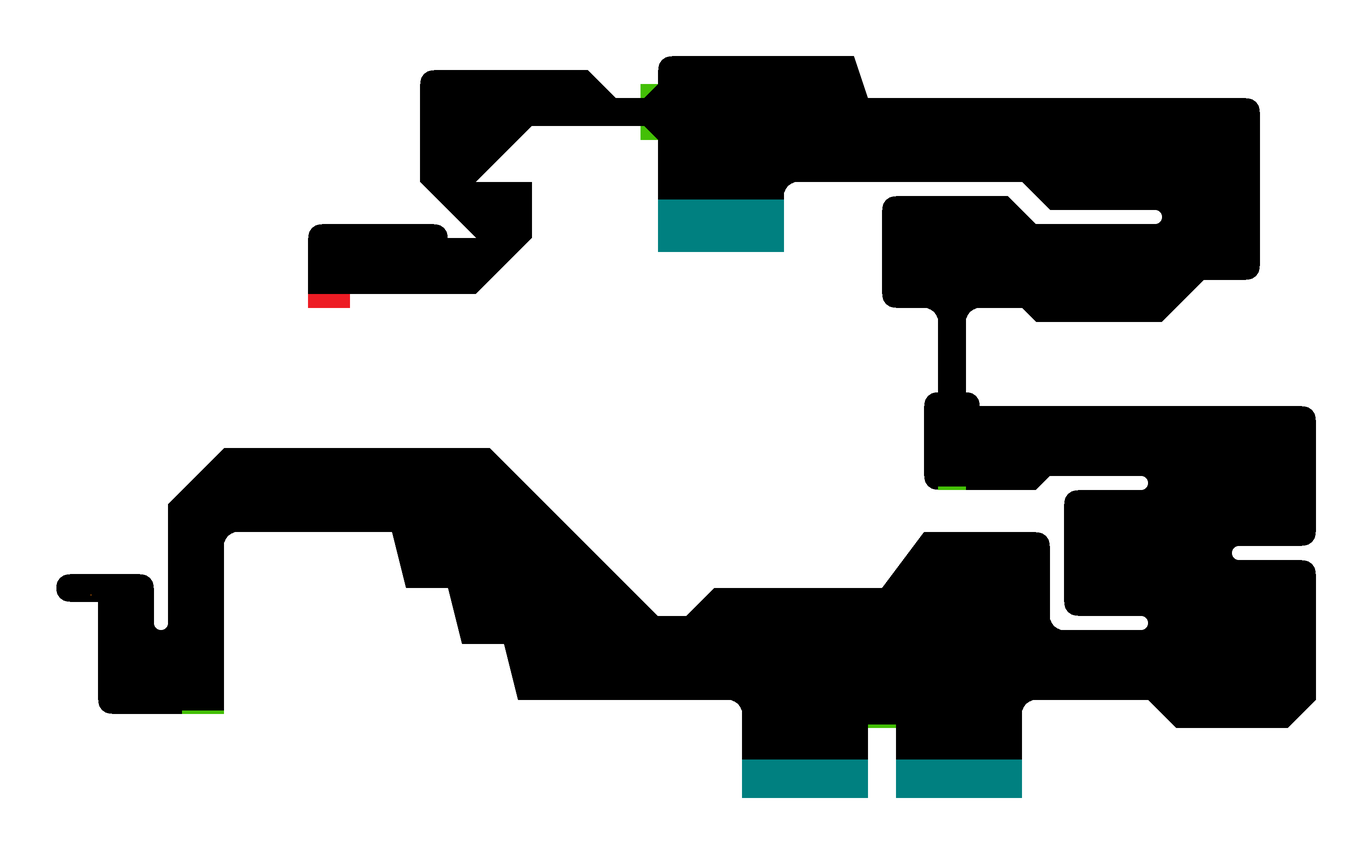
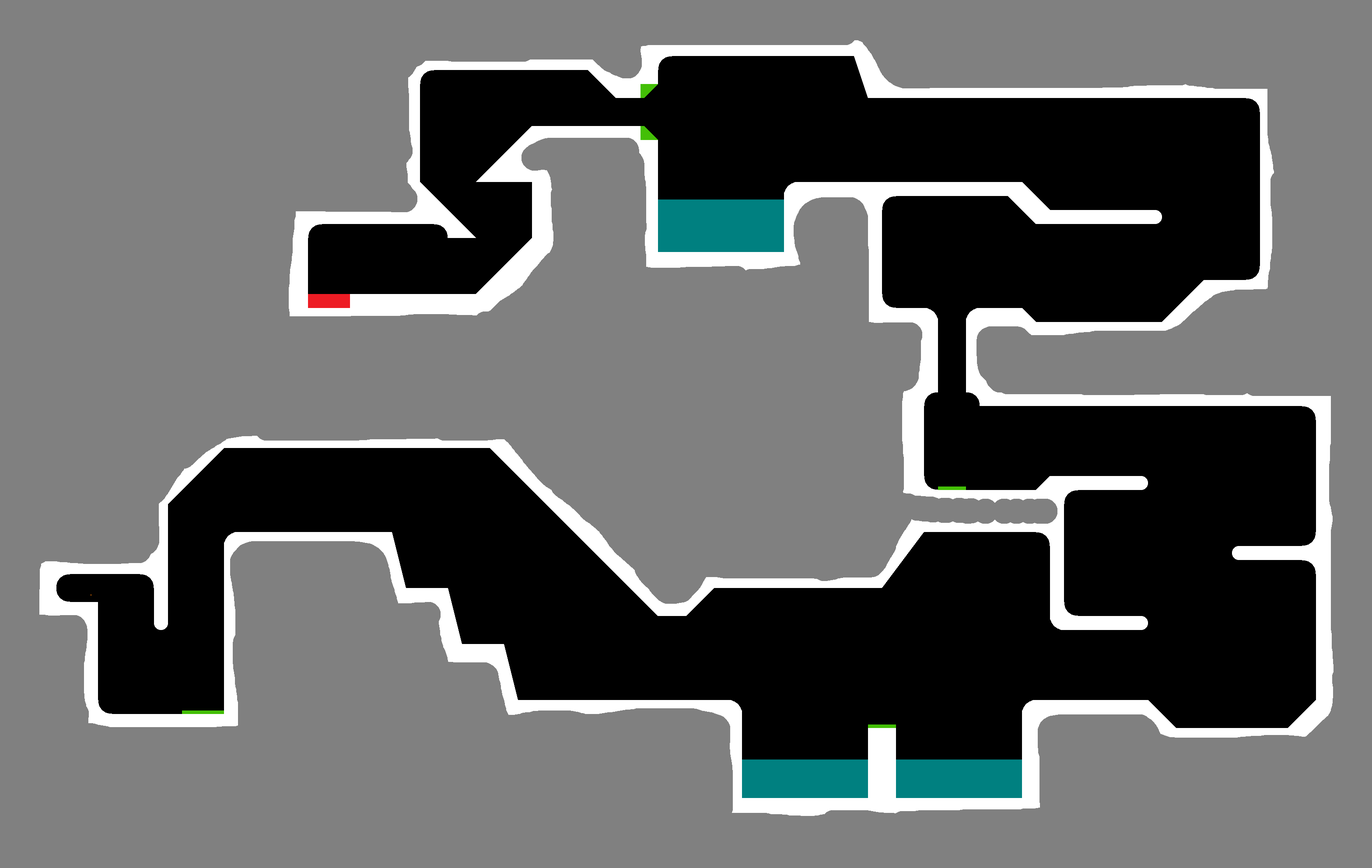
Layered file, before and after one edit (1372x868). Changes by layer:
added layer "ignore" above "white" over (0, 0, 1372, 868)
painted on "Detail" over (380, 35, 410, 93)
